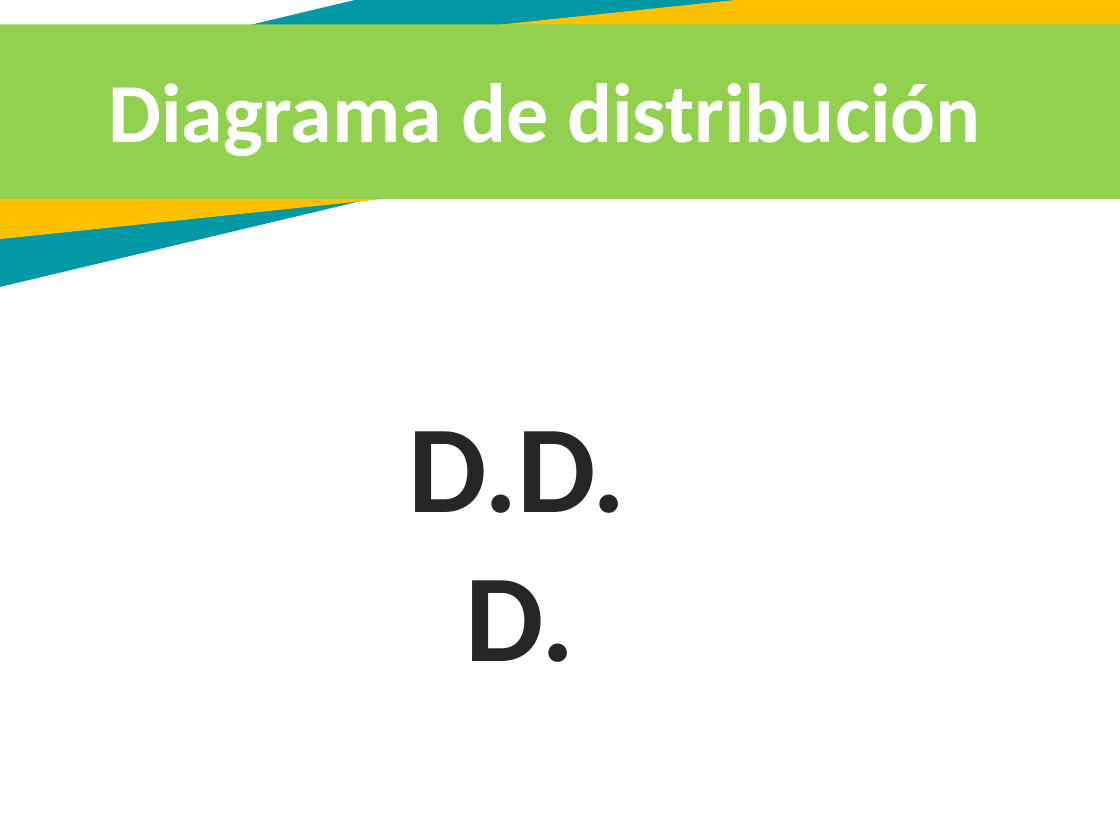
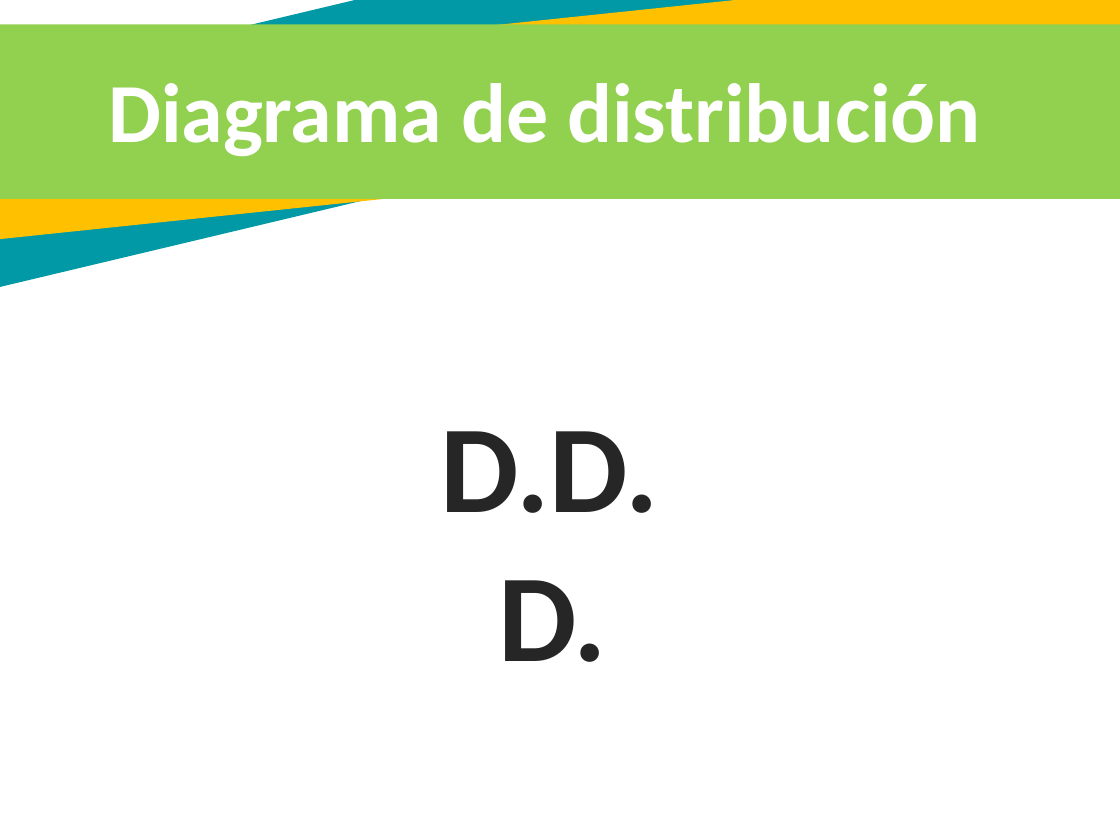
Before and after one commit to IsseiXD321/Rapid-Jackets, a slide deck: slide 19 of Presentación Proyectos XD Oficial ADSI IIl.pptx (slide 18 before the commit). Drawn at 1120x840 pixels with LibreOffice and Linux fonts; fonts in the diff are those of the drawing. Boxes give left, top, right and bottom in pixels: in the first picture for what was removed or moved away, otherwise in the second. Text is boxed around its words. In the diff, an @@ line names an element or a change of style, - is before the commit and + after.

```diff
--- a/Presentación Proyectos XD Oficial ADSI IIl.pptx
+++ b/Presentación Proyectos XD Oficial ADSI IIl.pptx
@@ text "D.D. D.": place and size @@
-text "D.D. D." at bbox=[408, 431, 626, 662]
+text "D.D. D." at bbox=[441, 431, 659, 662]
```
Also in this commit, not shown: 5 other slides changed, 2 slides added.
